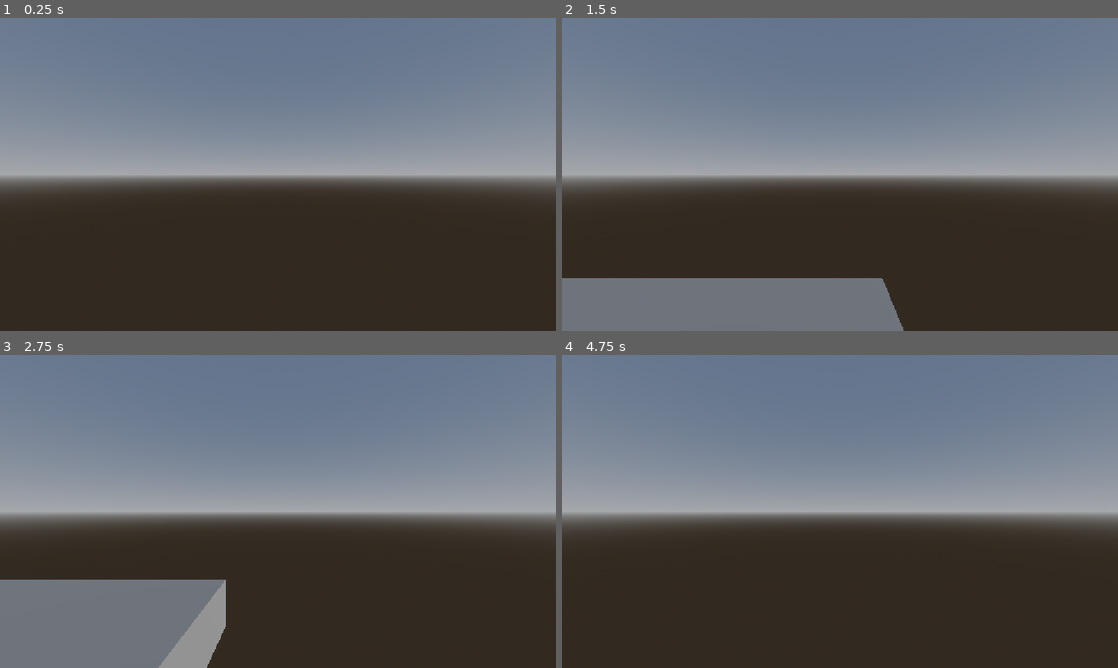
Above: before the commit, frames 1-4 (two rows, left to right).
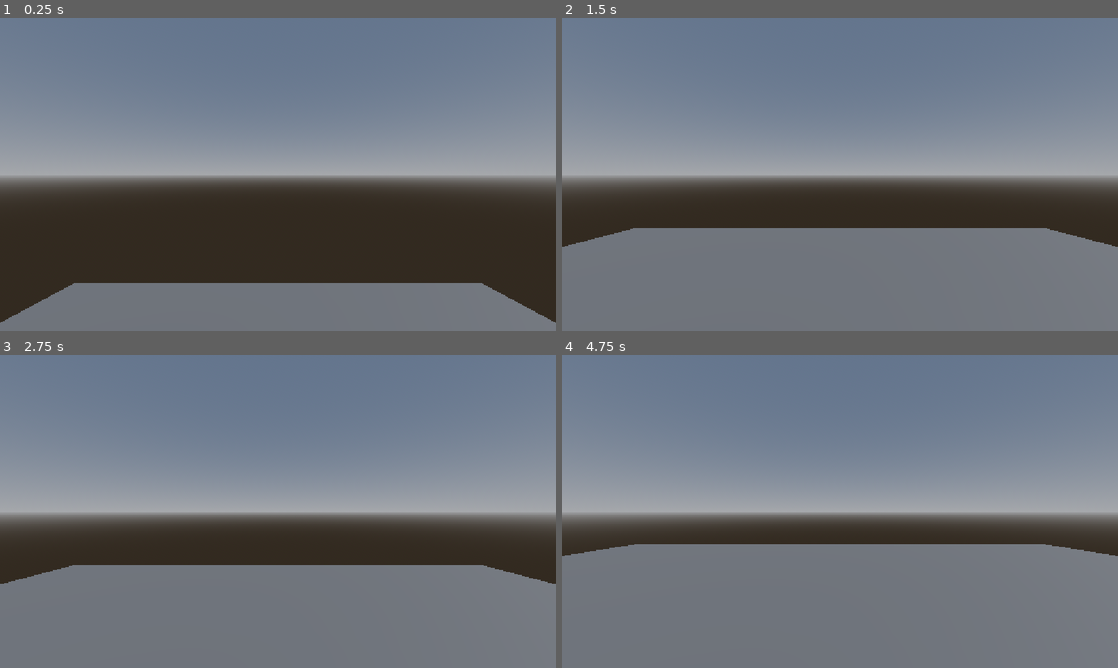
Above: after the commit, the same moments.

Repository: Eli-J-dK/HORRORGAME
Game: Godot game, scene res://main.tscn
Two runs of this game, one before a commit and one after it. Both use one fixed random seed, a clock stepped at 60 frames per second and the inputs below.
Inputs (mouse positions are in pixels of both pictures, inside the frame that each line leads up to):
- Up to frame 1 (0.25 s): no input
- Up to frame 2 (1.5 s): tap Enter (ui_accept) at 0.5, 0.6 s; move the mouse to (962, 158) at 0.52 s; hold Right (ui_right) 0.53-1.28 s; tap Space (jump, bound only after the commit) at 0.77, 0.8, 1.07, 1.35 s; move the mouse to (728, 190) at 1.27 s; hold Down (ui_down) from 1.28 s (still down)
- Up to frame 3 (2.75 s): tap Space (jump, bound only after the commit) at 1.52, 1.82, 2.3 s; tap Enter (ui_accept) at 1.55, 2.1 s; move the mouse to (333, 442) at 2.02 s; release Down (ui_down) at 2.03 s; hold Right (ui_right) from 2.03 s (still down)
- Up to frame 4 (4.75 s): move the mouse to (812, 574) at 2.77 s; release Right (ui_right) at 2.78 s; hold Up (ui_up) 2.78-3.53 s; tap Enter (ui_accept) at 2.85, 4.25, 4.35 s; tap Space (jump, bound only after the commit) at 3.02, 3.32, 3.6, 3.77, 4.07, 4.52 s; move the mouse to (1006, 558) at 3.52 s; hold Left (ui_left) from 3.53 s (still down); tap Escape (esc, bound only after the commit) at 4.15 s; move the mouse to (673, 464) at 4.27 s

The runs differ from the first frame. In frame 1, 14% of the frame differs, in the area x 0-100%, y 84-100%; in frame 2, 22%; in frame 3, 22%; in frame 4, 39%, in the area x 0-100%, y 60-100%.

Commit message:
starting movement and camera scripts

Diff:
--- /dev/null
+++ b/camera.gd
@@ -0,0 +1,15 @@
+extends Camera3D
+
+@export var sens: float
+
+func _ready():
+	Input.mouse_mode = Input.MOUSE_MODE_CAPTURED
+
+func _physics_process(_delta: float) -> void:
+	if Input.is_action_just_pressed("esc"):
+		Input.mouse_mode = Input.MOUSE_MODE_VISIBLE
+
+func _unhandled_input(event: InputEvent) -> void:
+	if event is InputEventMouseMotion and Input.mouse_mode == Input.MOUSE_MODE_CAPTURED:
+		rotate_y(-event.screen_relative.x * sens)
+		rotate_x(-event.screen_relative.y * sens)
--- a/main.tscn
+++ b/main.tscn
@@ -5,10 +5,10 @@
 [sub_resource type="PhysicsMaterial" id="PhysicsMaterial_scsml"]
 
 [sub_resource type="BoxShape3D" id="BoxShape3D_b1pf8"]
-size = Vector3(10, 2, 10)
+size = Vector3(25, 2, 25)
 
 [sub_resource type="BoxMesh" id="BoxMesh_b1pf8"]
-size = Vector3(10, 2, 10)
+size = Vector3(25, 2, 25)
 
 [sub_resource type="ProceduralSkyMaterial" id="ProceduralSkyMaterial_scsml"]
 
--- a/player.tscn
+++ b/player.tscn
@@ -1,6 +1,7 @@
 [gd_scene format=3 uid="uid://uhdo8vnhim6o"]
 
 [ext_resource type="Script" uid="uid://kfxampth4347" path="res://player_movement.gd" id="1_4flbx"]
+[ext_resource type="Script" uid="uid://d3iel1bwbcted" path="res://camera.gd" id="2_onrkg"]
 
 [sub_resource type="CapsuleShape3D" id="CapsuleShape3D_b1pf8"]
 
@@ -8,6 +9,7 @@
 
 [node name="player" type="CharacterBody3D" unique_id=1631615348]
 script = ExtResource("1_4flbx")
+JUMP_VELOCITY = 5.0
 
 [node name="collision" type="CollisionShape3D" parent="." unique_id=1876669626]
 shape = SubResource("CapsuleShape3D_b1pf8")
@@ -15,5 +17,6 @@
 [node name="sprite" type="MeshInstance3D" parent="." unique_id=1510401402]
 mesh = SubResource("CapsuleMesh_b1pf8")
 
-[node name="Camera3D" type="Camera3D" parent="." unique_id=1963924525]
+[node name="camera" type="Camera3D" parent="." unique_id=1963924525]
 transform = Transform3D(1, 0, 0, 0, 1, 0, 0, 0, 1, 0, 1, 0)
+script = ExtResource("2_onrkg")
--- a/player_movement.gd
+++ b/player_movement.gd
@@ -1,28 +1,26 @@
 extends CharacterBody3D
 
 
-const SPEED = 5.0
-const JUMP_VELOCITY = 4.5
+@export var SPEED: float = 5.0
+@export var JUMP_VELOCITY: float
 
 
 func _physics_process(delta: float) -> void:
-	# Add the gravity.
 	if not is_on_floor():
 		velocity += get_gravity() * delta
 
-	# Handle jump.
-	if Input.is_action_just_pressed("ui_accept") and is_on_floor():
+	if is_on_floor() and Input.is_action_just_pressed("jump"):
 		velocity.y = JUMP_VELOCITY
 
-	# Get the input direction and handle the movement/deceleration.
-	# As good practice, you should replace UI actions with custom gameplay actions.
-	var input_dir := Input.get_vector("ui_left", "ui_right", "ui_up", "ui_down")
-	var direction := (transform.basis * Vector3(input_dir.x, 0, input_dir.y)).normalized()
+	var input_dir := Input.get_vector("move_forward" , "move_backward" , "move_left" , "move_right")
+	var direction := Vector3(input_dir.x , 0.0 , input_dir.y).normalized()
+
+
 	if direction:
-		velocity.x = direction.x * SPEED
-		velocity.z = direction.z * SPEED
+		if is_on_floor():
+			velocity.x = direction.x * SPEED
+			velocity.z = direction.z * SPEED
 	else:
-		velocity.x = move_toward(velocity.x, 0, SPEED)
-		velocity.z = move_toward(velocity.z, 0, SPEED)
+		pass
 
 	move_and_slide()
--- a/project.godot
+++ b/project.godot
@@ -20,6 +20,44 @@
 window/stretch/mode="canvas_items"
 window/stretch/aspect="expand"
 
+[input]
+
+move_forward={
+"deadzone": 0.2,
+"events": [Object(InputEventKey,"resource_local_to_scene":false,"resource_name":"","device":-1,"window_id":0,"alt_pressed":false,"shift_pressed":false,"ctrl_pressed":false,"meta_pressed":false,"pressed":false,"keycode":0,"physical_keycode":87,"key_label":0,"unicode":119,"location":0,"echo":false,"script":null)
+]
+}
+move_backward={
+"deadzone": 0.2,
+"events": [Object(InputEventKey,"resource_local_to_scene":false,"resource_name":"","device":-1,"window_id":0,"alt_pressed":false,"shift_pressed":false,"ctrl_pressed":false,"meta_pressed":false,"pressed":false,"keycode":0,"physical_keycode":83,"key_label":0,"unicode":115,"location":0,"echo":false,"script":null)
+]
+}
+move_left={
+"deadzone": 0.2,
+"events": [Object(InputEventKey,"resource_local_to_scene":false,"resource_name":"","device":-1,"window_id":0,"alt_pressed":false,"shift_pressed":false,"ctrl_pressed":false,"meta_pressed":false,"pressed":false,"keycode":0,"physical_keycode":65,"key_label":0,"unicode":97,"location":0,"echo":false,"script":null)
+]
+}
+move_right={
+"deadzone": 0.2,
+"events": [Object(InputEventKey,"resource_local_to_scene":false,"resource_name":"","device":-1,"window_id":0,"alt_pressed":false,"shift_pressed":false,"ctrl_pressed":false,"meta_pressed":false,"pressed":false,"keycode":0,"physical_keycode":68,"key_label":0,"unicode":100,"location":0,"echo":false,"script":null)
+]
+}
+sprint={
+"deadzone": 0.2,
+"events": [Object(InputEventKey,"resource_local_to_scene":false,"resource_name":"","device":-1,"window_id":0,"alt_pressed":false,"shift_pressed":false,"ctrl_pressed":false,"meta_pressed":false,"pressed":false,"keycode":0,"physical_keycode":81,"key_label":0,"unicode":113,"location":0,"echo":false,"script":null)
+]
+}
+jump={
+"deadzone": 0.2,
+"events": [Object(InputEventKey,"resource_local_to_scene":false,"resource_name":"","device":-1,"window_id":0,"alt_pressed":false,"shift_pressed":false,"ctrl_pressed":false,"meta_pressed":false,"pressed":false,"keycode":0,"physical_keycode":32,"key_label":0,"unicode":32,"location":0,"echo":false,"script":null)
+]
+}
+esc={
+"deadzone": 0.2,
+"events": [Object(InputEventKey,"resource_local_to_scene":false,"resource_name":"","device":-1,"window_id":0,"alt_pressed":false,"shift_pressed":false,"ctrl_pressed":false,"meta_pressed":false,"pressed":false,"keycode":0,"physical_keycode":4194305,"key_label":0,"unicode":0,"location":0,"echo":false,"script":null)
+]
+}
+
 [physics]
 
 3d/physics_engine="Jolt Physics"
Not shown, added: camera.gd.uid
